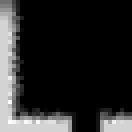
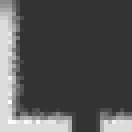
Before/after of a 132 x 132 layered artwork. What changed in the layer stack:
added layer "Layer 6" (20%) above "Layer 5" over [0, 0, 132, 132]
